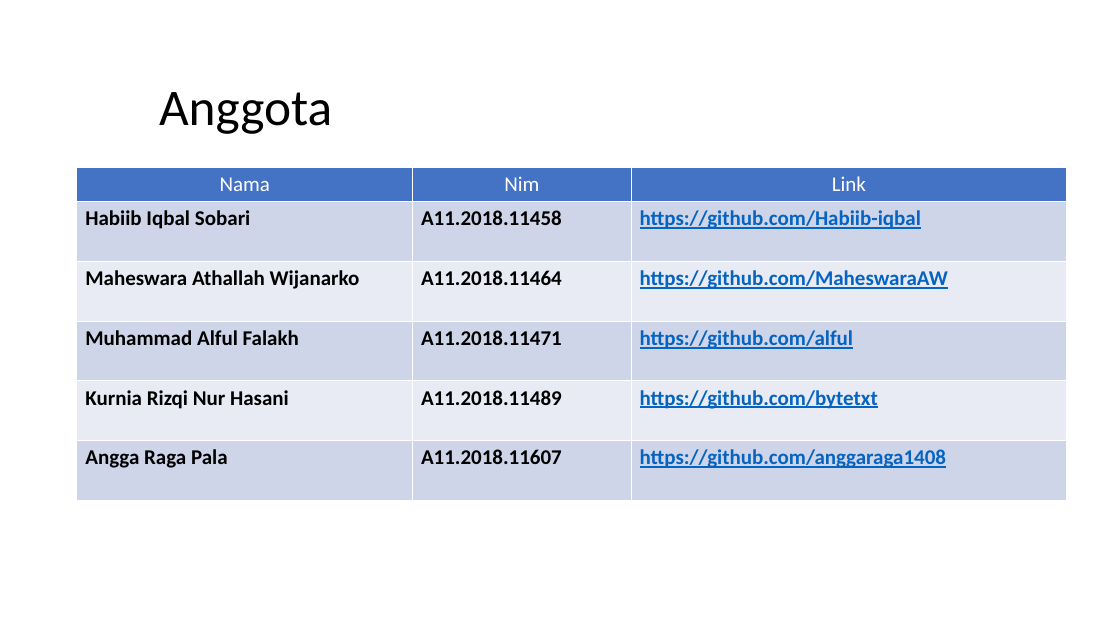
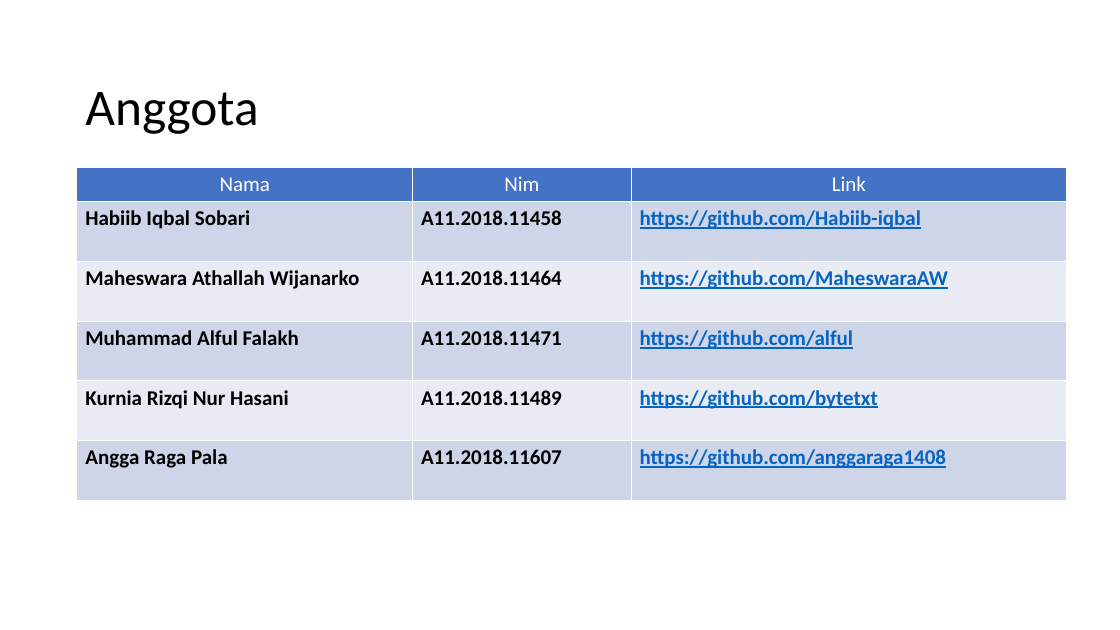
Before and after one commit to MaheswaraAW/-PPL4611, a slide deck: slide 2 of APLIKASI CATALOG BOARD GAMES.pptx. Drawn at 1120x630 pixels with LibreOffice and Linux fonts; fonts in the diff are those of the drawing. Boxes give left, top, right and bottom in pixels: in the first picture for what was removed or moved away, otherwise in the second. Text is boxed around its words. In the diff, an @@ line names an element or a change of style, - is before the commit and + after.

```diff
--- a/APLIKASI CATALOG BOARD GAMES.pptx
+++ b/APLIKASI CATALOG BOARD GAMES.pptx
@@ title "Anggota": place and size @@
-title "Anggota" at [159, 92, 332, 134]
+title "Anggota" at [85, 92, 258, 134]
@@ title "Anggota" at [85, 92, 258, 134]: alignment left to justified @@
```
Also in this commit, not shown: 12 other slides changed, 1 slide added.
